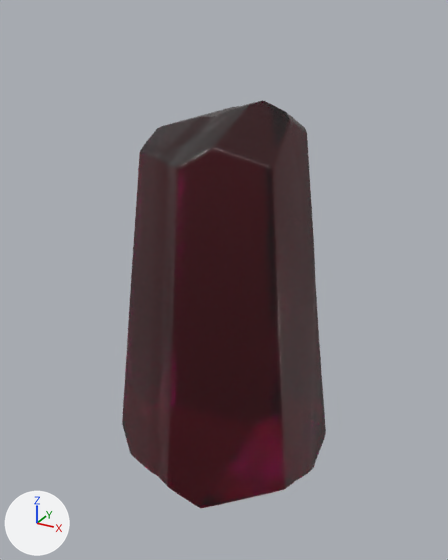
The glTF model static/gltf/crystal.gltf as it was, and as the next commit left it.
Before and after are seen from a camera (50 mm lens) standing at (3.9, -7.09, 4.04) and looking at (-0.12, 0.22, 0.38). Arrows for +X, +Y and +Z are at lower left; the lights stay in place.

The scene before the commit, as lines of its bpy script (objects in view):
```python
me_cone = bpy.data.meshes.new('Cone')
me_cone.from_pydata(...)  # 60019 vertices, 120034 faces; spans x -0.627..0.631, y -0.704..0.712, z -0.635..0.581
me_cone.materials.append(mat_glass)  # dark red #6b001c
ob_crystal = bpy.data.objects.new('Crystal', me_cone)
ob_crystal.location = (0.0, 0.0, 0.0)
ob_crystal.scale = (2.27, 2.27, 5.17)
```
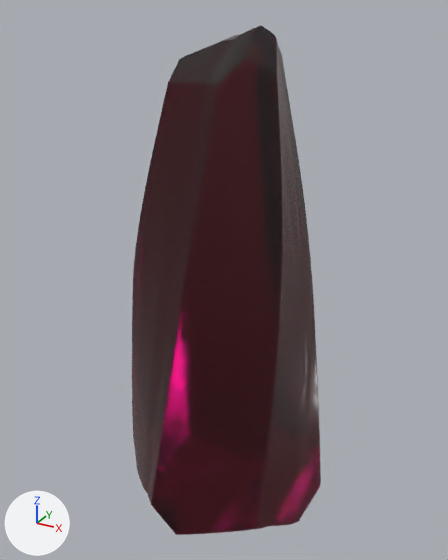
Boxes (x1, y1, x2, y2) around the edits, measured in the pictures (448 x 560 px):
'Crystal', reshaped, rescaled (7% narrower, 25% taller)
    before: (122, 101, 326, 508)
    after: (132, 25, 321, 535)

Patch to the scene script:
```diff
--- a/static/gltf/crystal.gltf.py
+++ b/static/gltf/crystal.gltf.py
@@ me_cone @@
 # used by ob_crystal; location = (0.0, 0.0, 0.0); scale = (2.27, 2.27, 5.17)
-me_cone.from_pydata(...)  # 60019 vertices, 120034 faces; spans x -0.627..0.631, y -0.704..0.712, z -0.635..0.581
+me_cone.from_pydata(...)  # 60019 vertices, 120034 faces; spans x -0.676..0.694, y -0.683..0.686, z -0.635..0.575
+# me_cone part 1: 59924 of 60019 vertices moved; they spanned x -0.627..0.631, y -0.704..0.712, z -0.635..0.581 and now span x -0.676..0.694, y -0.683..0.686, z -0.635..0.575; mean shift (0.006, 0.005, 0.01); largest move (0.007, -0.474, 0.455) -> (0.146, -0.301, 0.49)
 me_cone.materials.append(mat_glass)
@@ ob_crystal @@
 ob_crystal.location = (0.0, 0.0, 0.0)
-ob_crystal.scale = (2.27, 2.27, 5.17)
+ob_crystal.scale = (2.2, 2.2, 6.68)
```
